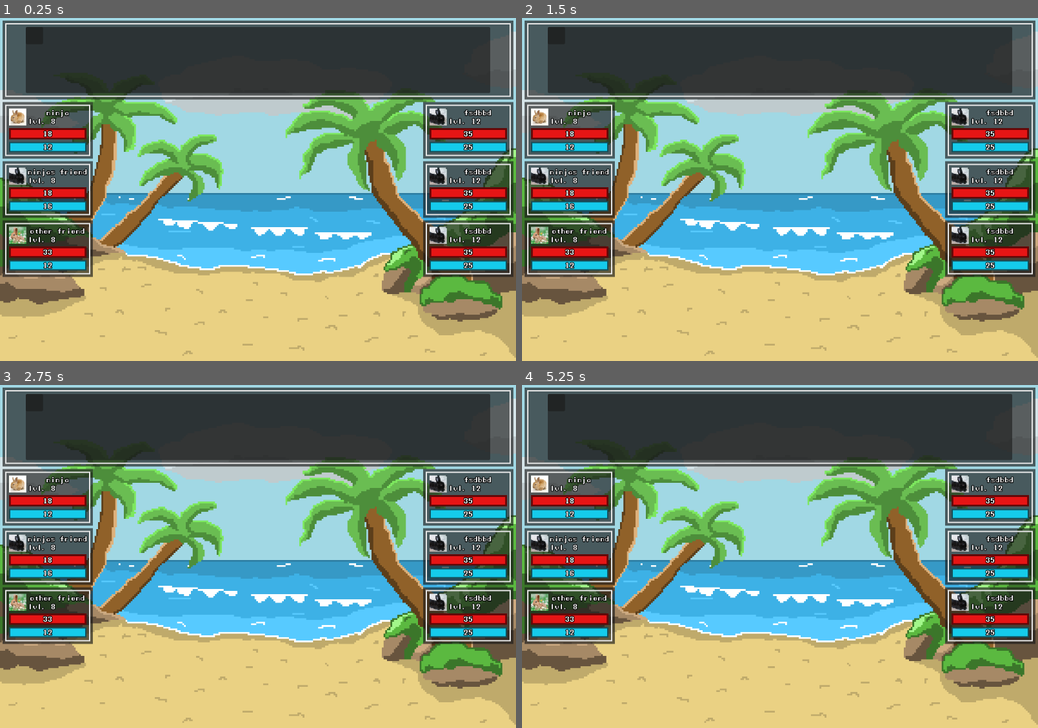
Above: before the commit, frames 1-4 (two rows, left to right).
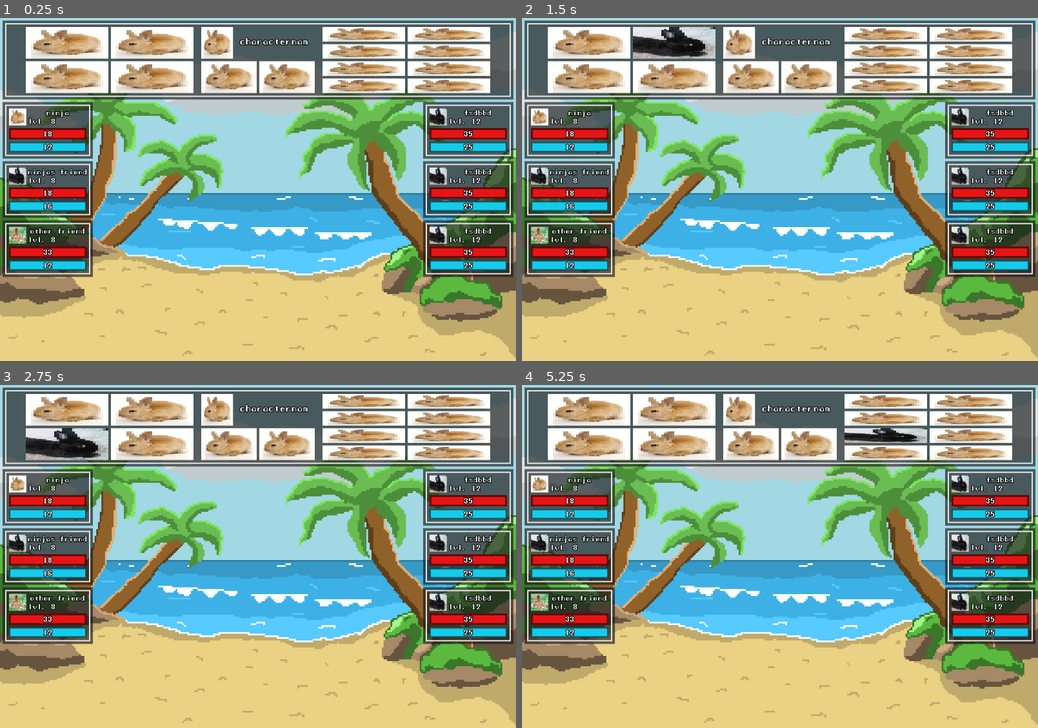
Above: after the commit, the same moments.

Repository: qwerty4u6/group-game
Game: Godot game, scene res://scenes/main.tscn
Same seed, same stepped clock (60 frames per second), same inputs: the game is played once before the commit and once after it.
Inputs (mouse positions are in pixels of both pictures, inside the frame that each line leads up to):
- Up to frame 1 (0.25 s): no input
- Up to frame 2 (1.5 s): click (589, 42) at 0.52 s; click (676, 42) at 1.27 s
- Up to frame 3 (2.75 s): click (67, 443) at 2.02 s
- Up to frame 4 (5.25 s): click (676, 443) at 2.77 s; click (749, 443) at 3.52 s; click (810, 443) at 4.27 s; click (883, 436) at 5.02 s

The runs differ from the first frame. In frame 1, 17% of the frame differs, in the area x 5-95%, y 2-22%; in frame 2, 17%; in frame 3, 17%; in frame 4, 17%.

Commit message:
did buttons i think

Diff:
--- /dev/null
+++ b/resources/ui/clear_panel.tres
@@ -0,0 +1,4 @@
+[gd_resource type="StyleBoxFlat" format=3 uid="uid://cn8okr5ek2bjv"]
+
+[resource]
+bg_color = Color(0.6, 0.6, 0.6, 0)
--- a/scenes/action_box.tscn
+++ b/scenes/action_box.tscn
@@ -1,8 +1,9 @@
-[gd_scene load_steps=11 format=3 uid="uid://hdpf0cdpojrb"]
-
-[ext_resource type="StyleBox" uid="uid://df80uuyvx30ud" path="res://scenes/standard_panel.tres" id="1_wco1j"]
+[gd_scene load_steps=12 format=3 uid="uid://hdpf0cdpojrb"]
+
+[ext_resource type="StyleBox" uid="uid://df80uuyvx30ud" path="res://resources/ui/standard_panel.tres" id="1_hr8em"]
 [ext_resource type="FontFile" uid="uid://cc11lnvwh7ek2" path="res://assets/fonts/manaspace.ttf" id="2_8ropt"]
 [ext_resource type="Script" path="res://scenes/action_box.gd" id="2_k6yx4"]
+[ext_resource type="StyleBox" uid="uid://cn8okr5ek2bjv" path="res://resources/ui/clear_panel.tres" id="4_768yw"]
 [ext_resource type="Texture2D" uid="uid://dadylq3c81588" path="res://assets/sprites/placeholder 1.png" id="4_jxhro"]
 [ext_resource type="Texture2D" uid="uid://vf0notos07xy" path="res://assets/sprites/placeholder 3.png" id="5_tm4qg"]
 [ext_resource type="Texture2D" uid="uid://bdy44wh6xar84" path="res://assets/sprites/placeholder 2.png" id="6_1cy2g"]
@@ -55,7 +56,7 @@
 [node name="ActionBox" type="Panel"]
 offset_right = 1188.0
 offset_bottom = 184.0
-theme_override_styles/panel = ExtResource("1_wco1j")
+theme_override_styles/panel = ExtResource("1_hr8em")
 script = ExtResource("2_k6yx4")
 
 [node name="AnimationPlayer" type="AnimationPlayer" parent="."]
@@ -127,54 +128,6 @@
 layout_mode = 2
 theme_override_styles/panel = SubResource("StyleBoxFlat_7vbk5")
 
-[node name="TextureButton" type="TextureButton" parent="MarginContainer/ActionBox"]
-visible = false
-layout_mode = 0
-offset_left = 443.0
-offset_top = 9.0
-offset_right = 581.0
-offset_bottom = 83.0
-texture_normal = ExtResource("4_jxhro")
-texture_pressed = ExtResource("5_tm4qg")
-texture_hover = ExtResource("6_1cy2g")
-stretch_mode = 0
-
-[node name="TextureButton2" type="TextureButton" parent="MarginContainer/ActionBox"]
-visible = false
-layout_mode = 0
-offset_left = 443.0
-offset_top = 89.0
-offset_right = 581.0
-offset_bottom = 163.0
-texture_normal = ExtResource("4_jxhro")
-texture_pressed = ExtResource("5_tm4qg")
-texture_hover = ExtResource("6_1cy2g")
-stretch_mode = 0
-
-[node name="TextureButton3" type="TextureButton" parent="MarginContainer/ActionBox"]
-visible = false
-layout_mode = 0
-offset_left = 587.0
-offset_top = 9.0
-offset_right = 725.0
-offset_bottom = 83.0
-texture_normal = ExtResource("4_jxhro")
-texture_pressed = ExtResource("5_tm4qg")
-texture_hover = ExtResource("6_1cy2g")
-stretch_mode = 0
-
-[node name="TextureButton4" type="TextureButton" parent="MarginContainer/ActionBox"]
-visible = false
-layout_mode = 0
-offset_left = 587.0
-offset_top = 89.0
-offset_right = 725.0
-offset_bottom = 163.0
-texture_normal = ExtResource("4_jxhro")
-texture_pressed = ExtResource("5_tm4qg")
-texture_hover = ExtResource("6_1cy2g")
-stretch_mode = 0
-
 [node name="MarginContainer" type="MarginContainer" parent="MarginContainer/ActionBox"]
 layout_mode = 1
 anchors_preset = 15
@@ -187,13 +140,196 @@
 theme_override_constants/margin_right = 48
 theme_override_constants/margin_bottom = 9
 
-[node name="Panel" type="Panel" parent="MarginContainer/ActionBox/MarginContainer"]
-layout_mode = 2
-
-[node name="Panel" type="Panel" parent="MarginContainer/ActionBox/MarginContainer/Panel"]
-layout_mode = 0
-offset_right = 40.0
-offset_bottom = 40.0
+[node name="MainContainer" type="Panel" parent="MarginContainer/ActionBox/MarginContainer"]
+layout_mode = 2
+theme_override_styles/panel = ExtResource("4_768yw")
+
+[node name="SkillsContainer" type="Panel" parent="MarginContainer/ActionBox/MarginContainer/MainContainer"]
+layout_mode = 0
+offset_right = 390.0
+offset_bottom = 154.0
+theme_override_styles/panel = ExtResource("4_768yw")
+
+[node name="1" type="TextureButton" parent="MarginContainer/ActionBox/MarginContainer/MainContainer/SkillsContainer"]
+layout_mode = 0
+offset_right = 192.0
+offset_bottom = 74.0
+texture_normal = ExtResource("4_jxhro")
+texture_pressed = ExtResource("5_tm4qg")
+texture_hover = ExtResource("6_1cy2g")
+stretch_mode = 0
+
+[node name="2" type="TextureButton" parent="MarginContainer/ActionBox/MarginContainer/MainContainer/SkillsContainer"]
+layout_mode = 0
+offset_left = 198.0
+offset_right = 390.0
+offset_bottom = 74.0
+texture_normal = ExtResource("4_jxhro")
+texture_pressed = ExtResource("5_tm4qg")
+texture_hover = ExtResource("6_1cy2g")
+stretch_mode = 0
+
+[node name="3" type="TextureButton" parent="MarginContainer/ActionBox/MarginContainer/MainContainer/SkillsContainer"]
+layout_mode = 0
+offset_top = 80.0
+offset_right = 192.0
+offset_bottom = 154.0
+texture_normal = ExtResource("4_jxhro")
+texture_pressed = ExtResource("5_tm4qg")
+texture_hover = ExtResource("6_1cy2g")
+stretch_mode = 0
+
+[node name="4" type="TextureButton" parent="MarginContainer/ActionBox/MarginContainer/MainContainer/SkillsContainer"]
+layout_mode = 0
+offset_left = 198.0
+offset_top = 80.0
+offset_right = 390.0
+offset_bottom = 154.0
+texture_normal = ExtResource("4_jxhro")
+texture_pressed = ExtResource("5_tm4qg")
+texture_hover = ExtResource("6_1cy2g")
+stretch_mode = 0
+
+[node name="MiscContainer" type="Panel" parent="MarginContainer/ActionBox/MarginContainer/MainContainer"]
+layout_mode = 0
+offset_left = 408.0
+offset_right = 672.0
+offset_bottom = 154.0
+theme_override_styles/panel = ExtResource("4_768yw")
+
+[node name="Defend" type="TextureButton" parent="MarginContainer/ActionBox/MarginContainer/MainContainer/MiscContainer"]
+layout_mode = 0
+offset_top = 80.0
+offset_right = 129.0
+offset_bottom = 154.0
+texture_normal = ExtResource("4_jxhro")
+texture_pressed = ExtResource("5_tm4qg")
+texture_hover = ExtResource("6_1cy2g")
+stretch_mode = 0
+
+[node name="Run" type="TextureButton" parent="MarginContainer/ActionBox/MarginContainer/MainContainer/MiscContainer"]
+layout_mode = 0
+offset_left = 135.0
+offset_top = 80.0
+offset_right = 264.0
+offset_bottom = 154.0
+texture_normal = ExtResource("4_jxhro")
+texture_pressed = ExtResource("5_tm4qg")
+texture_hover = ExtResource("6_1cy2g")
+stretch_mode = 0
+
+[node name="TextureRect" type="TextureRect" parent="MarginContainer/ActionBox/MarginContainer/MainContainer/MiscContainer"]
+layout_mode = 0
+offset_right = 74.0
+offset_bottom = 74.0
+texture = ExtResource("4_jxhro")
+
+[node name="NameLabel" type="Label" parent="MarginContainer/ActionBox/MarginContainer/MainContainer/MiscContainer"]
+layout_mode = 1
+anchors_preset = 15
+anchor_right = 1.0
+anchor_bottom = 1.0
+offset_left = 74.0
+offset_top = -1.0
+offset_bottom = -81.0
+grow_horizontal = 2
+grow_vertical = 2
+theme_override_colors/font_outline_color = Color(0, 0, 0, 1)
+theme_override_constants/outline_size = 6
+theme_override_fonts/font = ExtResource("2_8ropt")
+theme_override_font_sizes/font_size = 20
+text = "characternam"
+horizontal_alignment = 1
+vertical_alignment = 1
+
+[node name="ItemsContainer" type="Panel" parent="MarginContainer/ActionBox/MarginContainer/MainContainer"]
+layout_mode = 0
+offset_left = 690.0
+offset_right = 1080.0
+offset_bottom = 154.0
+theme_override_styles/panel = ExtResource("4_768yw")
+
+[node name="1" type="TextureButton" parent="MarginContainer/ActionBox/MarginContainer/MainContainer/ItemsContainer"]
+layout_mode = 0
+offset_right = 192.0
+offset_bottom = 34.0
+texture_normal = ExtResource("4_jxhro")
+texture_pressed = ExtResource("5_tm4qg")
+texture_hover = ExtResource("6_1cy2g")
+stretch_mode = 0
+
+[node name="2" type="TextureButton" parent="MarginContainer/ActionBox/MarginContainer/MainContainer/ItemsContainer"]
+layout_mode = 0
+offset_left = 198.0
+offset_right = 390.0
+offset_bottom = 34.0
+texture_normal = ExtResource("4_jxhro")
+texture_pressed = ExtResource("5_tm4qg")
+texture_hover = ExtResource("6_1cy2g")
+stretch_mode = 0
+
+[node name="3" type="TextureButton" parent="MarginContainer/ActionBox/MarginContainer/MainContainer/ItemsContainer"]
+layout_mode = 0
+offset_top = 40.0
+offset_right = 192.0
+offset_bottom = 74.0
+texture_normal = ExtResource("4_jxhro")
+texture_pressed = ExtResource("5_tm4qg")
+texture_hover = ExtResource("6_1cy2g")
+stretch_mode = 0
+
+[node name="4" type="TextureButton" parent="MarginContainer/ActionBox/MarginContainer/MainContainer/ItemsContainer"]
+layout_mode = 0
+offset_left = 198.0
+offset_top = 40.0
+offset_right = 390.0
+offset_bottom = 74.0
+texture_normal = ExtResource("4_jxhro")
+texture_pressed = ExtResource("5_tm4qg")
+texture_hover = ExtResource("6_1cy2g")
+stretch_mode = 0
+
+[node name="5" type="TextureButton" parent="MarginContainer/ActionBox/MarginContainer/MainContainer/ItemsContainer"]
+layout_mode = 0
+offset_top = 80.0
+offset_right = 192.0
+offset_bottom = 114.0
+texture_normal = ExtResource("4_jxhro")
+texture_pressed = ExtResource("5_tm4qg")
+texture_hover = ExtResource("6_1cy2g")
+stretch_mode = 0
+
+[node name="6" type="TextureButton" parent="MarginContainer/ActionBox/MarginContainer/MainContainer/ItemsContainer"]
+layout_mode = 0
+offset_left = 198.0
+offset_top = 80.0
+offset_right = 390.0
+offset_bottom = 114.0
+texture_normal = ExtResource("4_jxhro")
+texture_pressed = ExtResource("5_tm4qg")
+texture_hover = ExtResource("6_1cy2g")
+stretch_mode = 0
+
+[node name="7" type="TextureButton" parent="MarginContainer/ActionBox/MarginContainer/MainContainer/ItemsContainer"]
+layout_mode = 0
+offset_top = 120.0
+offset_right = 192.0
+offset_bottom = 154.0
+texture_normal = ExtResource("4_jxhro")
+texture_pressed = ExtResource("5_tm4qg")
+texture_hover = ExtResource("6_1cy2g")
+stretch_mode = 0
+
+[node name="8" type="TextureButton" parent="MarginContainer/ActionBox/MarginContainer/MainContainer/ItemsContainer"]
+layout_mode = 0
+offset_left = 198.0
+offset_top = 120.0
+offset_right = 390.0
+offset_bottom = 154.0
+texture_normal = ExtResource("4_jxhro")
+texture_pressed = ExtResource("5_tm4qg")
+texture_hover = ExtResource("6_1cy2g")
+stretch_mode = 0
 
 [node name="EmptyBox" type="Panel" parent="MarginContainer"]
 visible = false
--- a/scenes/char_stat_display.tscn
+++ b/scenes/char_stat_display.tscn
@@ -1,7 +1,7 @@
 [gd_scene load_steps=10 format=3 uid="uid://ckgui2apijnac"]
 
 [ext_resource type="Script" path="res://scenes/char_stat_display.gd" id="1_1g6ot"]
-[ext_resource type="StyleBox" uid="uid://df80uuyvx30ud" path="res://scenes/standard_panel.tres" id="1_essni"]
+[ext_resource type="StyleBox" uid="uid://df80uuyvx30ud" path="res://resources/ui/standard_panel.tres" id="1_12g0m"]
 [ext_resource type="FontFile" uid="uid://cc11lnvwh7ek2" path="res://assets/fonts/manaspace.ttf" id="2_hwgik"]
 [ext_resource type="Texture2D" uid="uid://dadylq3c81588" path="res://assets/sprites/placeholder 1.png" id="3_ponwi"]
 
@@ -38,7 +38,7 @@
 [node name="CharStatDisplay" type="Panel"]
 offset_right = 210.0
 offset_bottom = 132.0
-theme_override_styles/panel = ExtResource("1_essni")
+theme_override_styles/panel = ExtResource("1_12g0m")
 script = ExtResource("1_1g6ot")
 
 [node name="MarginContainer" type="MarginContainer" parent="."]
Renamed: scenes/standard_panel.tres -> resources/ui/standard_panel.tres
